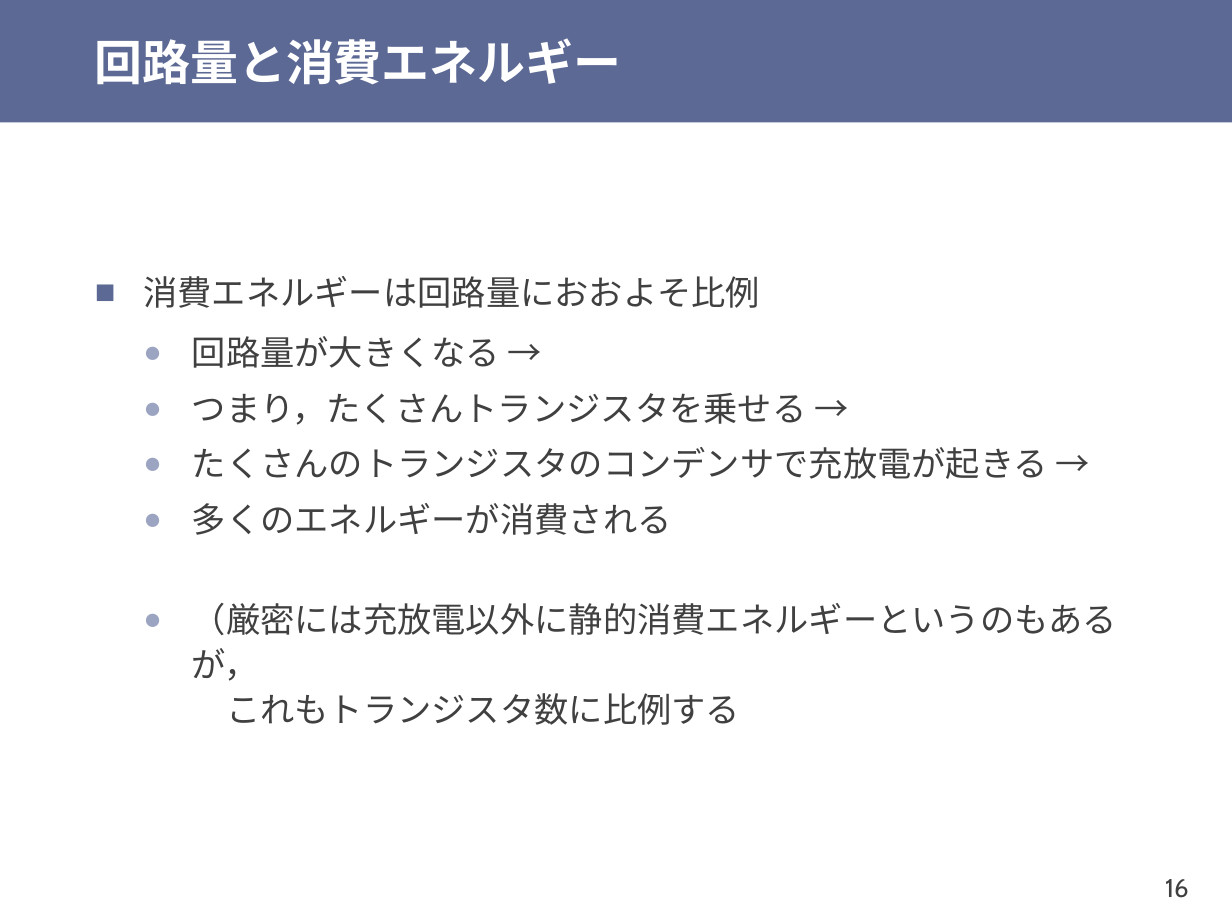
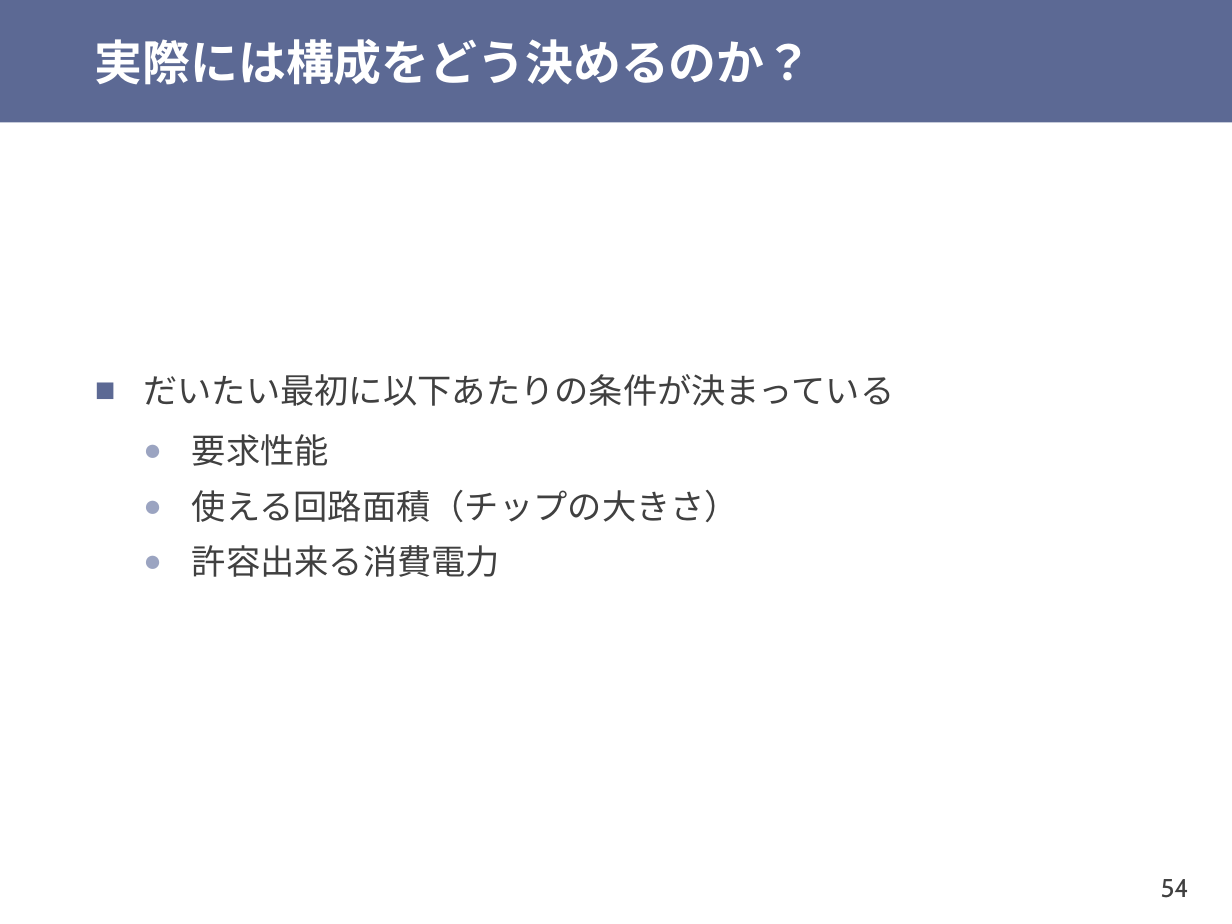
Before and after one commit to shioyadan/otya-computer-architecture-i, a slide deck: slide 54 of cai-shioya-08.pptx (slide 16 before the commit). Drawn at 1232x924 pixels with LibreOffice and Linux fonts; fonts in the diff are those of the drawing. Boxes give left, top, right and bottom in pixels: in the first picture for what was removed or moved away, otherwise in the second. Text is boxed around its words. In the diff, an @@ line names an element or a change of style, - is before the commit and + after.

```diff
--- a/cai-shioya-08.pptx
+++ b/cai-shioya-08.pptx
@@ title at box(95, 39, 813, 85): text changed @@
-回路量と消費エネルギー
+実際には構成をどう決めるのか？
@@ text at box(143, 374, 894, 577): text changed @@
-■ 消費エネルギーは回路量におおよそ比例
-  ● 回路量が大きくなる →
-  ● つまり，たくさんトランジスタを乗せる →
-  ● たくさんのトランジスタのコンデンサで充放電が起きる →
-  ● 多くのエネルギーが消費される
-  ● （厳密には充放電以外に静的消費エネルギーというのもあるが，
-    これもトランジスタ数に比例する
+■ だいたい最初に以下あたりの条件が決まっている
+  ● 要求性能
+  ● 使える回路面積（チップの大きさ）
+  ● 許容出来る消費電力
@@ page number at box(1161, 879, 1189, 898): text changed @@
-16
+54
```
Also in this commit, not shown: 11 other slides changed, 69 slides added, 7 slides removed, 2 other files.
